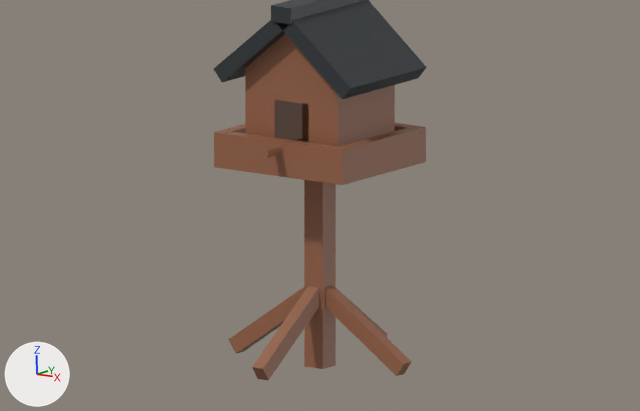
An edit to the Blender file assets/game-assets/BirdHouse.blend, drawn before and after from the same camera.
Camera for both pictures: the file's camera 'Camera'. The lights are fixed; the arrows at lower left show +X, +Y and +Z. The older version comes first.

In view in the first picture: 'Birdhouse_Angled_Supports', 'Birdhouse_Cabin_Walls', 'Birdhouse_Center_Post', 'Birdhouse_Ridge_Cap', 'Birdhouse_Roof_Panels', 'Birdhouse_Upper_Platform' and 1 more.
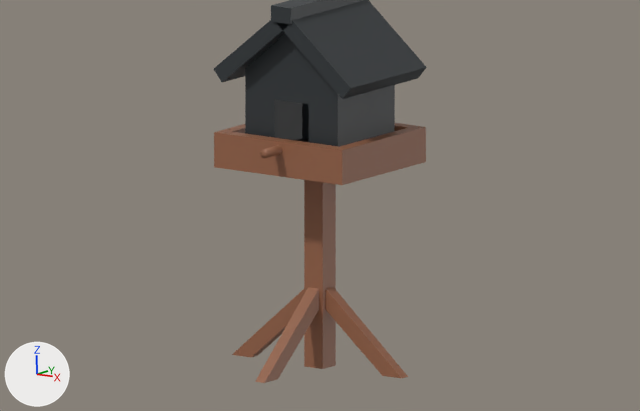
Commit message: Darken BirdHouse cabin walls to match roof

Where the change shows, as pixel boxes (x1, y1, x2, y2) in the pictures (640 x 411 px; the box of a moved part takes in the faces that stretch with it):
'Birdhouse_Cabin_Walls', recoloured (brown to dark grey): (245, 34, 395, 147) in both
'Birdhouse_Angled_Supports', reshaped: before (228, 285, 411, 380); after (232, 287, 408, 383)
part 1 of me_birdhouse_angled_supports, moved or reshaped: before (228, 287, 304, 354); after (232, 289, 304, 357)
part 2 of me_birdhouse_angled_supports, moved or reshaped: before (252, 286, 319, 380); after (255, 287, 319, 383)
part 3 of me_birdhouse_angled_supports, moved or reshaped (not visible afterwards): before (336, 288, 388, 337)
part 4 of me_birdhouse_angled_supports, moved or reshaped: before (325, 285, 411, 376); after (325, 287, 408, 378)

The change, as a diff of the scene's bpy script:
```diff
--- a/assets/game-assets/BirdHouse.blend.py
+++ b/assets/game-assets/BirdHouse.blend.py
@@ me_birdhouse_angled_supports @@
-me_birdhouse_angled_supports.from_pydata(...)  # 32 vertices, 24 faces; spans x -0.362..0.362, y -0.362..0.362, z 0.007..0.293
-me_birdhouse_angled_supports.vertices[1].co = (-0.331, -0.023, 0.007)  # pixel (235, 353)
-me_birdhouse_angled_supports.vertices[2].co = (-0.331, 0.023, 0.007)  # pixel (243, 351)
-me_birdhouse_angled_supports.vertices[5].co = (-0.362, -0.023, 0.053)  # pixel (228, 339)
-me_birdhouse_angled_supports.vertices[6].co = (-0.362, 0.023, 0.053)
-me_birdhouse_angled_supports.vertices[9].co = (0.023, -0.331, 0.007)  # pixel (268, 380)
-me_birdhouse_angled_supports.vertices[10].co = (-0.023, -0.331, 0.007)  # pixel (257, 378)
-me_birdhouse_angled_supports.vertices[13].co = (0.023, -0.362, 0.053)  # pixel (263, 368)
-me_birdhouse_angled_supports.vertices[14].co = (-0.023, -0.362, 0.053)  # pixel (252, 366)
-me_birdhouse_angled_supports.vertices[17].co = (-0.023, 0.331, 0.007)
-me_birdhouse_angled_supports.vertices[18].co = (0.023, 0.331, 0.007)
-me_birdhouse_angled_supports.vertices[21].co = (-0.023, 0.362, 0.053)
-me_birdhouse_angled_supports.vertices[22].co = (0.023, 0.362, 0.053)  # pixel (387, 334)
-me_birdhouse_angled_supports.vertices[25].co = (0.331, 0.023, 0.007)  # pixel (404, 373)
-me_birdhouse_angled_supports.vertices[26].co = (0.331, -0.023, 0.007)  # pixel (396, 375)
-me_birdhouse_angled_supports.vertices[29].co = (0.362, 0.023, 0.053)  # pixel (411, 361)
-me_birdhouse_angled_supports.vertices[30].co = (0.362, -0.023, 0.053)  # pixel (404, 363)
+me_birdhouse_angled_supports.from_pydata(...)  # 32 vertices, 24 faces; spans x -0.35..0.35, y -0.35..0.35, z 0.001..0.293
+# me_birdhouse_angled_supports part 1
+me_birdhouse_angled_supports.vertices[1].co = (-0.271, -0.019, 0.001)  # pixel (250, 357)
+me_birdhouse_angled_supports.vertices[2].co = (-0.271, 0.019, 0.001)  # pixel (257, 355)
+me_birdhouse_angled_supports.vertices[5].co = (-0.35, -0.019, 0.001)  # pixel (231, 354)
+me_birdhouse_angled_supports.vertices[6].co = (-0.35, 0.019, 0.001)
+# me_birdhouse_angled_supports part 2
+me_birdhouse_angled_supports.vertices[9].co = (0.019, -0.271, 0.001)  # pixel (277, 379)
+me_birdhouse_angled_supports.vertices[10].co = (-0.019, -0.271, 0.001)
+me_birdhouse_angled_supports.vertices[13].co = (0.019, -0.35, 0.001)  # pixel (264, 382)
+me_birdhouse_angled_supports.vertices[14].co = (-0.019, -0.35, 0.001)  # pixel (255, 381)
+# me_birdhouse_angled_supports part 3
+me_birdhouse_angled_supports.vertices[17].co = (-0.019, 0.271, 0.001)  # pixel (362, 352)
+me_birdhouse_angled_supports.vertices[18].co = (0.019, 0.271, 0.001)
+me_birdhouse_angled_supports.vertices[21].co = (-0.019, 0.35, 0.001)
+me_birdhouse_angled_supports.vertices[22].co = (0.019, 0.35, 0.001)  # pixel (384, 349)
+# me_birdhouse_angled_supports part 4
+me_birdhouse_angled_supports.vertices[25].co = (0.271, 0.019, 0.001)
+me_birdhouse_angled_supports.vertices[26].co = (0.271, -0.019, 0.001)  # pixel (382, 375)
+me_birdhouse_angled_supports.vertices[29].co = (0.35, 0.019, 0.001)  # pixel (408, 376)
+me_birdhouse_angled_supports.vertices[30].co = (0.35, -0.019, 0.001)  # pixel (401, 378)
 me_birdhouse_angled_supports.materials.append(mat_bh_flat_dark_wood)
@@ me_birdhouse_cabin_walls @@
 me_birdhouse_cabin_walls.from_pydata(...)  # 38 vertices, 10 faces; spans x -0.19..0.19, y -0.165..0.165, z 0.732..1.185
-me_birdhouse_cabin_walls.materials.append(mat_bh_flat_dark_wood)  # brown #956247
+me_birdhouse_cabin_walls.materials.append(mat_bh_flat_warm_gray_roof)  # dark grey #2f3437
```
